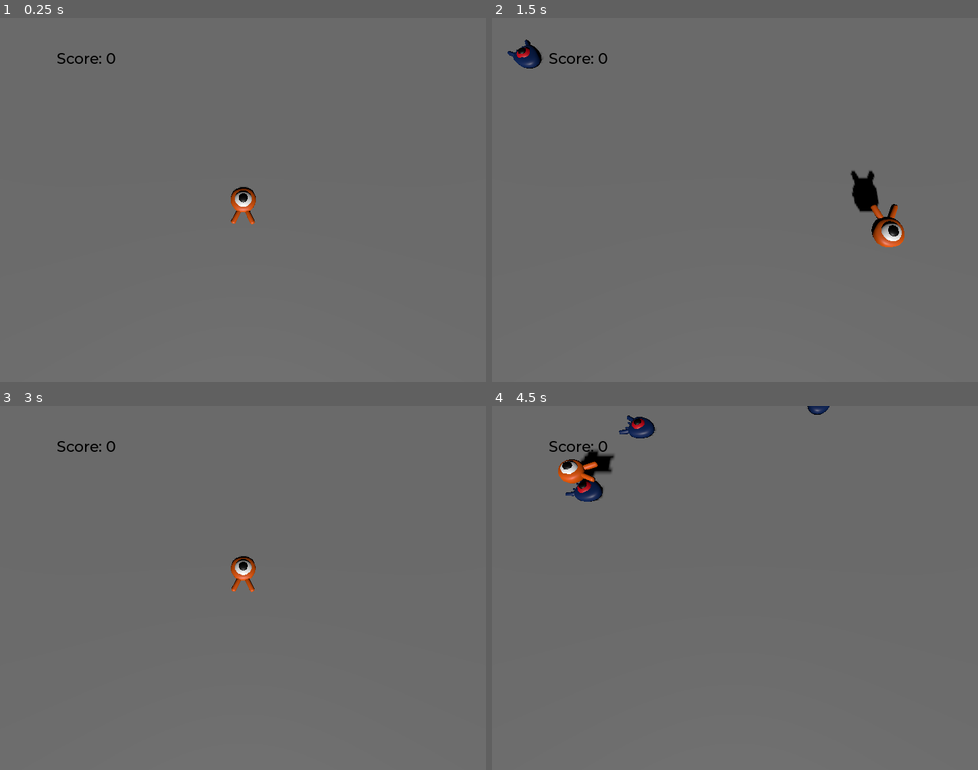
Above: before the commit, frames 1-4 (two rows, left to right).
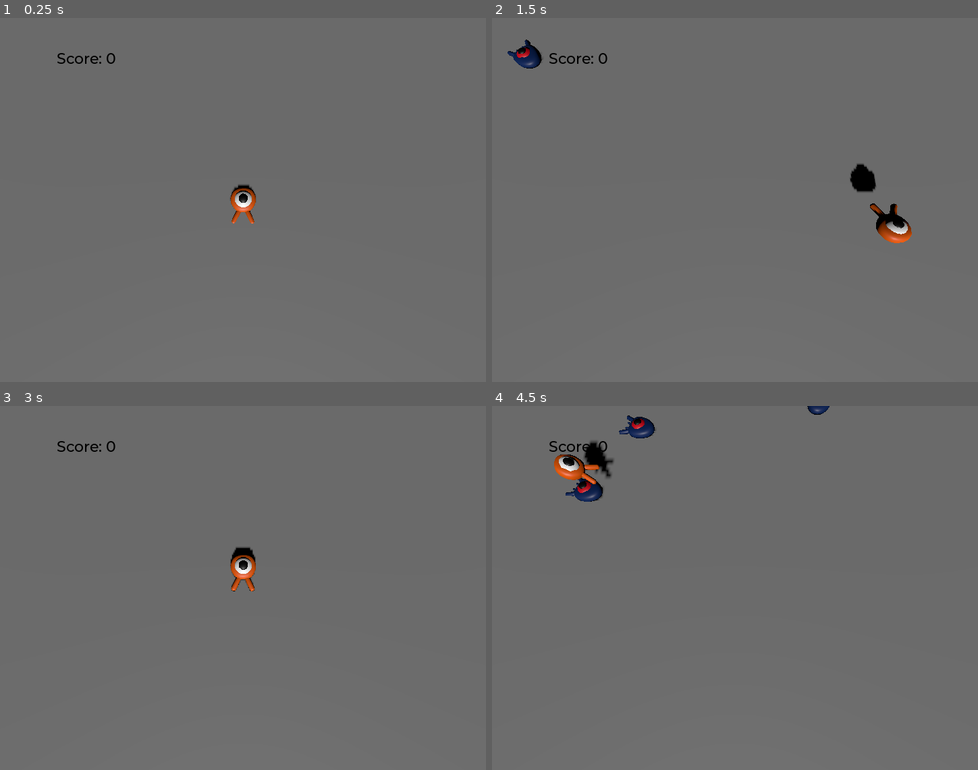
Above: after the commit, the same moments.

Repository: MartinDelille/squash-the-creeps
Game: Godot game, scene res://main.tscn
Two runs of this game, one before a commit and one after it. Both use one fixed random seed, a clock stepped at 60 frames per second and the inputs below.
Inputs:
- Up to frame 1 (0.25 s): no input
- Up to frame 2 (1.5 s): tap Enter (ui_accept) at 0.5 s; hold Right (move_right) 0.53-1.28 s; tap Space (jump) at 0.6, 0.77, 1.07, 1.35 s; hold Down (move_back) from 1.28 s (still down)
- Up to frame 3 (3 s): tap Space (jump) at 1.52, 1.82, 2.1, 2.85 s; release Down (move_back) at 2.03 s; hold Right (move_right) 2.03-2.78 s; hold Up (move_forward) from 2.78 s (still down)
- Up to frame 4 (4.5 s): tap Space (jump) at 3.02, 3.32, 3.6, 3.77, 4.07, 4.35 s; release Up (move_forward) at 3.53 s; hold Left (move_left) from 3.53 s (still down)

The runs differ from the first frame. In frame 1, less than 0.1% of the frame differs, in the area x 47-53%, y 45-57%; in frame 2, 1.0%, in the area x 73-87%, y 40-63%; in frame 3, 0.3%; in frame 4, 0.6%.

Commit message:
Add player animations

Diff:
--- a/player.gd
+++ b/player.gd
@@ -40,6 +40,9 @@
 		direction = direction.normalized()
 		# Setting the basis property will affect the rotation of the node.
 		$Pivot.basis = Basis.looking_at(direction)
+		$AnimationPlayer.speed_scale = 4
+	else:
+		$AnimationPlayer.speed_scale = 1
 
 	# Ground Velocity
 	target_velocity.x = direction.x * speed
@@ -72,6 +75,7 @@
 				target_velocity.y = bounce_impulse
 				# Prevent further duplicate calls.
 				break
+	$Pivot.rotation.x = PI / 6 * velocity.y / jump_impulse
 
 # And this function at the bottom.
 func die():
--- a/player.tscn
+++ b/player.tscn
@@ -9,6 +9,68 @@
 [sub_resource type="CylinderShape3D" id="CylinderShape3D_cf01n"]
 height = 0.301779
 radius = 1.13202
+
+[sub_resource type="Animation" id="Animation_l1gle"]
+resource_name = "float"
+length = 1.2
+loop_mode = 1
+tracks/0/type = "value"
+tracks/0/imported = false
+tracks/0/enabled = true
+tracks/0/path = NodePath("Pivot/Character:position")
+tracks/0/interp = 1
+tracks/0/loop_wrap = true
+tracks/0/keys = {
+"times": PackedFloat32Array(0.3, 0.7),
+"transitions": PackedFloat32Array(0.435275, 2),
+"update": 0,
+"values": [Vector3(0, 0, 0), Vector3(0, 0.65, 0)]
+}
+tracks/1/type = "value"
+tracks/1/imported = false
+tracks/1/enabled = true
+tracks/1/path = NodePath("Pivot/Character:rotation")
+tracks/1/interp = 1
+tracks/1/loop_wrap = true
+tracks/1/keys = {
+"times": PackedFloat32Array(0.1, 0.5),
+"transitions": PackedFloat32Array(0.435275, 1),
+"update": 0,
+"values": [Vector3(0, 0, 0), Vector3(0.139626, 0, 0)]
+}
+
+[sub_resource type="Animation" id="Animation_7fwlx"]
+length = 0.001
+tracks/0/type = "value"
+tracks/0/imported = false
+tracks/0/enabled = true
+tracks/0/path = NodePath("Pivot/Character:position")
+tracks/0/interp = 1
+tracks/0/loop_wrap = true
+tracks/0/keys = {
+"times": PackedFloat32Array(0),
+"transitions": PackedFloat32Array(1),
+"update": 0,
+"values": [Vector3(0, 0, 0)]
+}
+tracks/1/type = "value"
+tracks/1/imported = false
+tracks/1/enabled = true
+tracks/1/path = NodePath("Pivot/Character:rotation")
+tracks/1/interp = 1
+tracks/1/loop_wrap = true
+tracks/1/keys = {
+"times": PackedFloat32Array(0),
+"transitions": PackedFloat32Array(1),
+"update": 0,
+"values": [Vector3(0, 0, 0)]
+}
+
+[sub_resource type="AnimationLibrary" id="AnimationLibrary_rawhc"]
+_data = {
+"RESET": SubResource("Animation_7fwlx"),
+"float": SubResource("Animation_l1gle")
+}
 
 [node name="Player" type="CharacterBody3D"]
 collision_mask = 6
@@ -31,4 +93,10 @@
 transform = Transform3D(1, 0, 0, 0, 1, 0, 0, 0, 1, 0, 0.488366, 0)
 shape = SubResource("CylinderShape3D_cf01n")
 
+[node name="AnimationPlayer" type="AnimationPlayer" parent="."]
+libraries = {
+"": SubResource("AnimationLibrary_rawhc")
+}
+autoplay = "float"
+
 [connection signal="body_shape_entered" from="MobDetector" to="." method="_on_mob_detector_body_shape_entered"]
Not shown: 1 places in player.tscn that only renumber resources
